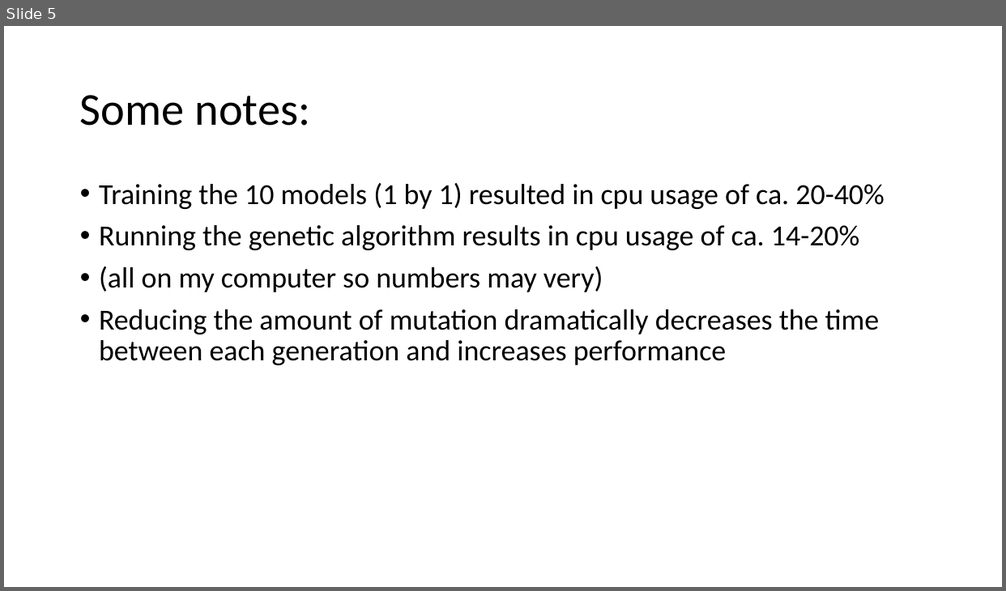
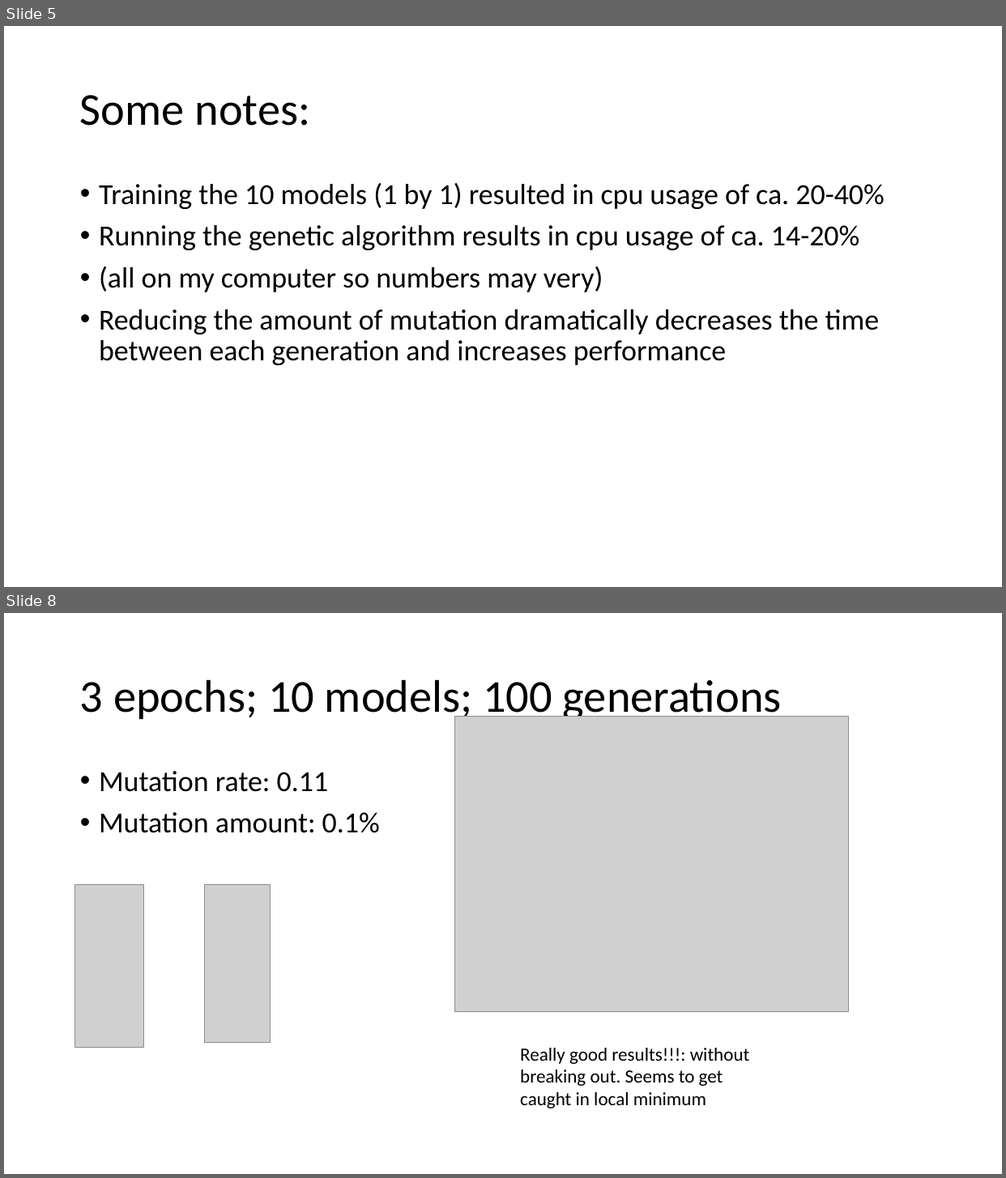
Before and after one commit to cewinharhar/becs4, a slide deck: DataTesting with different hyperparameters.pptx. Shown one above the other, each under a label of ours: slide 5 before the commit, slides 5 and 8 after it; the slides between them are not shown. The pictures are 1006x591 and 1006x1178 pixels, drawn with LibreOffice and Linux fonts; fonts in the diff are those of the drawing; grey boxes stand for pictures. Boxes give left, top, right and bottom in pixels: in the first picture for what was removed or moved away, otherwise in the second. Text is boxed around its words. In the diff, an @@ line names an element or a change of style, - is before the commit and + after.

Commit message:
everything now works but at 0.15 took like 150 generations to start increasing

```diff
--- a/DataTesting with different hyperparameters.pptx
+++ b/DataTesting with different hyperparameters.pptx
@@ slide 8 added at [4,613,1002,1174], background #FFFFFF @@
@@ title added at [80,679,782,722], 44 pt, text #000000 @@
+3 epochs; 10 models; 100 generations
@@ picture added at [454,717,849,1012] @@
@@ text added at [99,771,380,833], 28 pt, text #000000 @@
+• Mutation rate: 0.11
+• Mutation amount: 0.1%
@@ picture added at [75,884,144,1048] @@
@@ picture added at [205,884,270,1043] @@
@@ text added at [520,1048,750,1109], 18 pt, text #000000 @@
+Really good results!!!: without breaking out. Seems to get caught in local minimum
```
Also in this commit, not shown: 27 other slides added, 3 other files.
